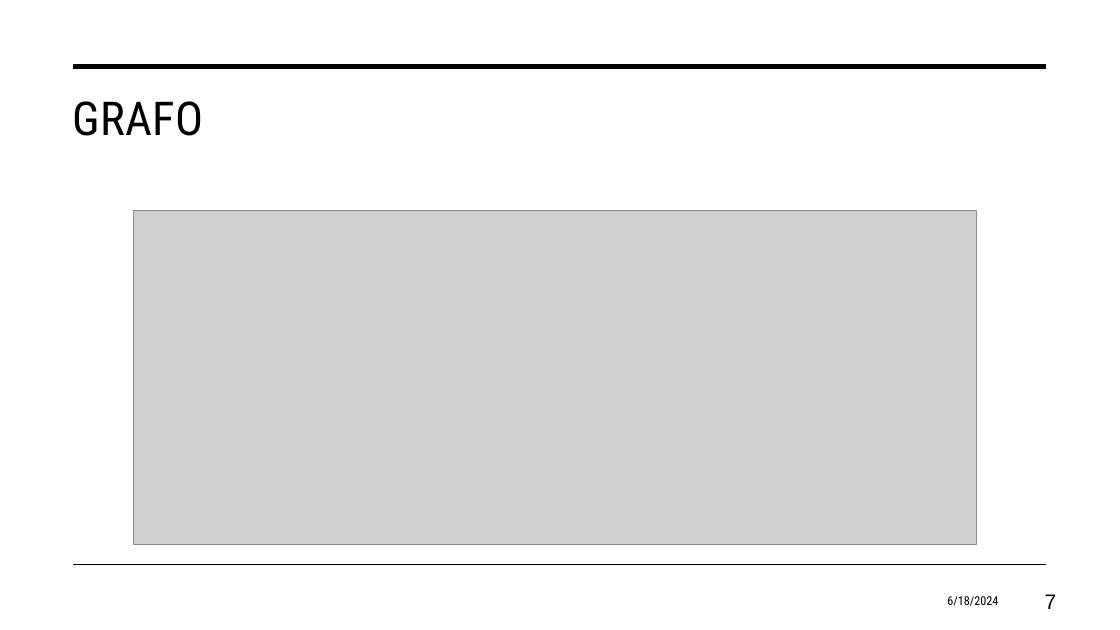
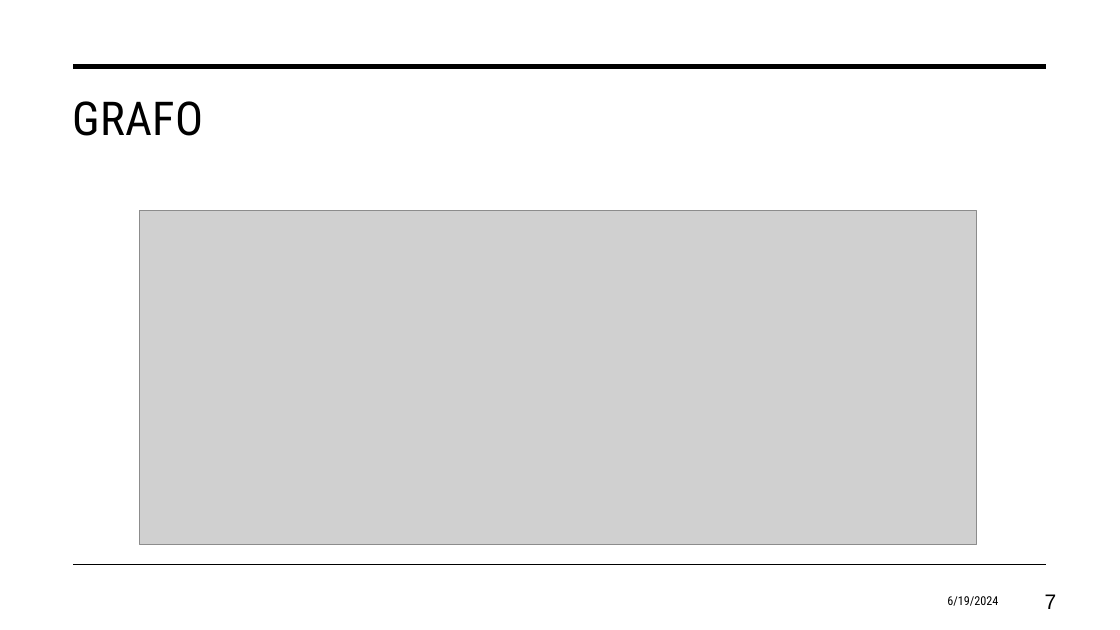
Before and after one commit to eduardosavian/critical-path, a slide deck: slide 7 of Presentation.pptx. Drawn at 1120x630 pixels with LibreOffice and Linux fonts; fonts in the diff are those of the drawing; grey boxes stand for pictures. Boxes give left, top, right and bottom in pixels: in the first picture for what was removed or moved away, otherwise in the second. Text is boxed around its words. In the diff, an @@ line names an element or a change of style, - is before the commit and + after.

```diff
--- a/Presentation.pptx
+++ b/Presentation.pptx
@@ picture: place and size @@
-picture at [134,211,977,545]
+picture at [139,211,977,545]
@@ text at [947,596,998,606]: text changed @@
-6/18/2024
+6/19/2024
```
Also in this commit, not shown: 12 other slides changed, 3 slides added, 4 slides removed, 3 other files.
